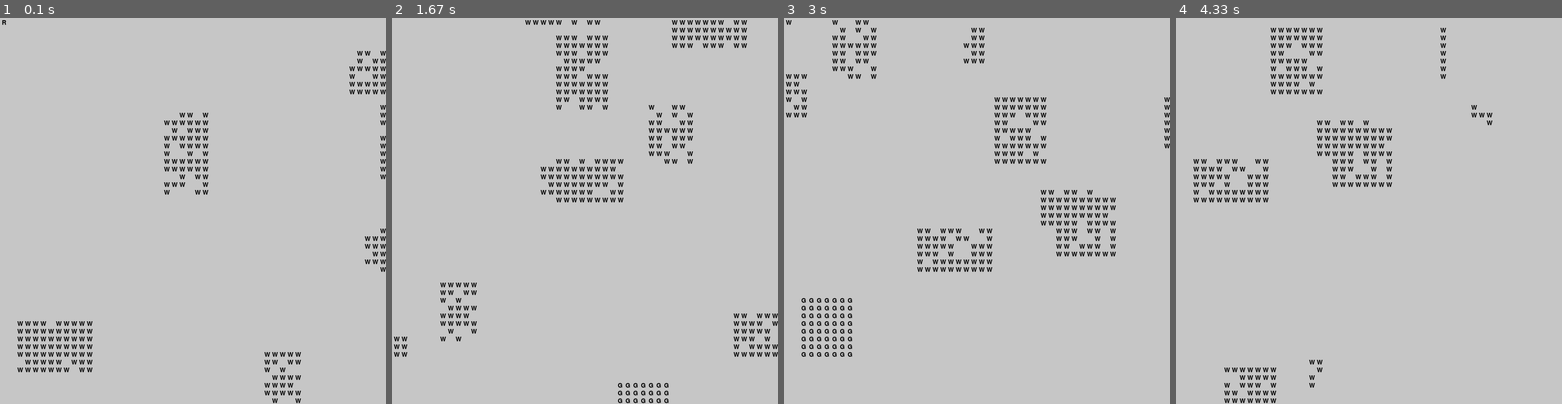
Above: before the commit, frames 1-4 (left to right).
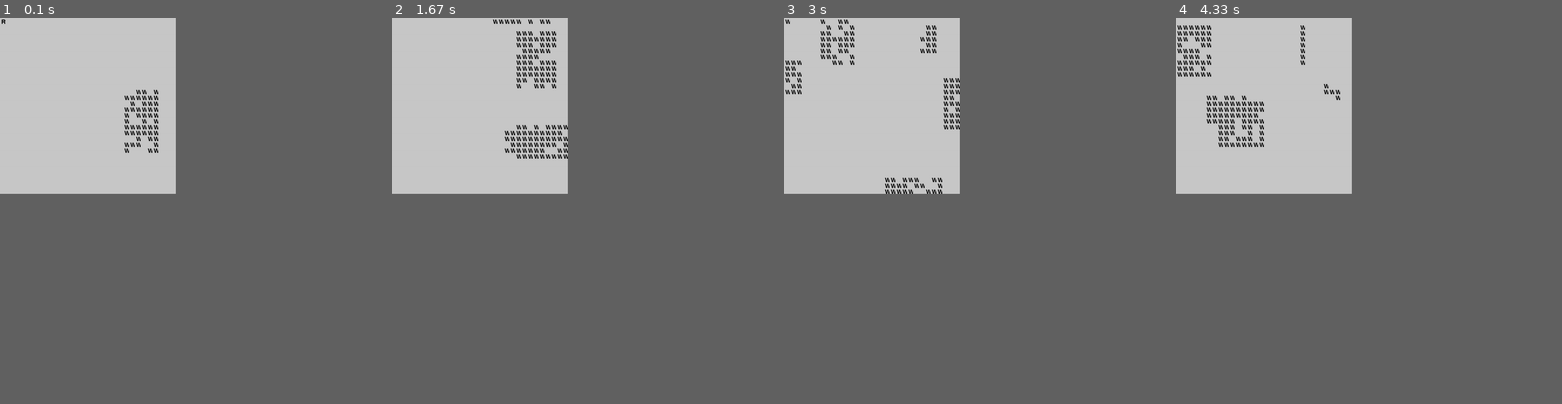
Above: after the commit, the same moments.

Repository: vstadle/AIge-of-EmpAIres
Game: pygame game, started from src/main.py
Same seed, same stepped clock (60 frames per second), same inputs: the game is played once before the commit and once after it.
Inputs:
- Up to frame 1 (0.1 s): no input
- Up to frame 2 (1.67 s): hold D 0.33-0.8 s; hold D 0.83-1.3 s; hold S 1.33-1.63 s
- Up to frame 3 (3 s): hold D 1.67-2.3 s; hold S 2.33-2.7 s; hold D from 2.73 s (still down)
- Up to frame 4 (4.33 s): release D at 3.2 s; hold D 3.23-3.7 s; hold S 3.73-4.03 s; hold D from 4.07 s (still down)
In our replay, the window is 900x900 before the commit and 410x410 after it. These sizes can differ from the game's own. Grey fills any space a smaller window leaves; there, only what the larger window draws over its background counts as a difference.

The runs differ from the first frame. In frame 1, 3.0% of the frame differs, in the area x 0-100%, y 0-100%; in frame 2, 4.8%; in frame 3, 4.7%; in frame 4, 4.1%.

Commit message:
[STADLER] Fix bug fenetre affichage carte

Diff:
--- a/src/view/ViewMap.py
+++ b/src/view/ViewMap.py
@@ -7,10 +7,18 @@
         self.map = map  # Référence vers le modèle Map
         self.cmap = cmap  # Référence vers le contrôleur de la fenêtre
 
-        # Taille et dimensions de la grille
-        self.TILE_SIZE = 25  # Taille d'une cellule (20x20 pixels)
-        self.GRID_WIDTH = 50  # Largeur de la grille en nombre de cellules
-        self.GRID_HEIGHT = 50  # Hauteur de la grille en nombre de cellules
+        self.GRID_WIDTH = 30  # Largeur de la grille en nombre de cellules
+        self.GRID_HEIGHT = 30  # Hauteur de la grille en nombre de cellules
+
+        # Information sur la carte
+        display_info = pygame.display.Info()
+        screen_width, screen_height = display_info.current_w, display_info.current_h
+
+        window_width = int(screen_width * 0.8)
+        window_height = int(screen_height * 0.8)
+
+        # Taille des cellules
+        self.TILE_SIZE = min(window_width // self.GRID_WIDTH, window_height // self.GRID_HEIGHT)
 
         # Couleurs
         self.WHITE = (255, 255, 255)
